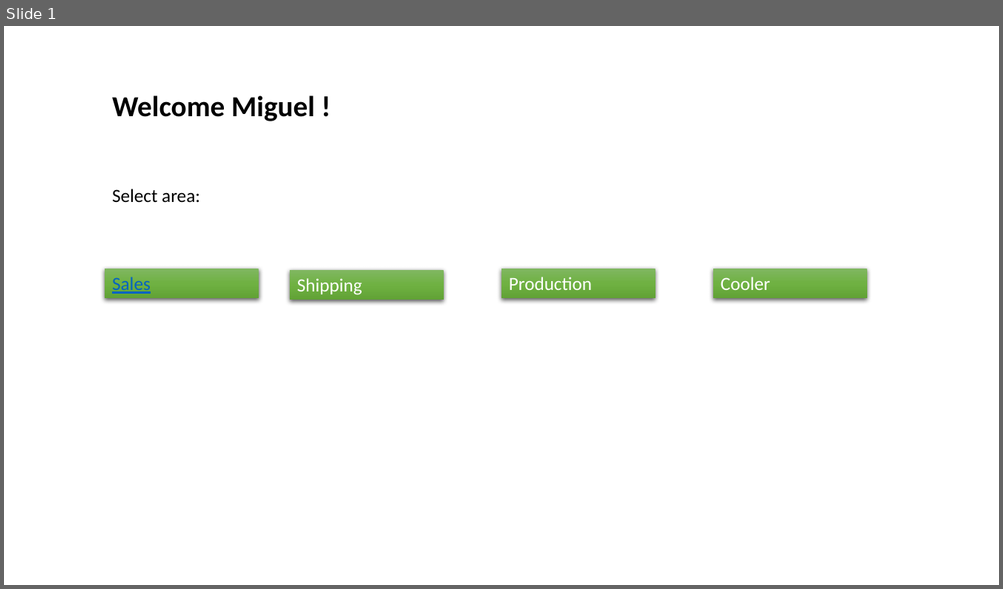
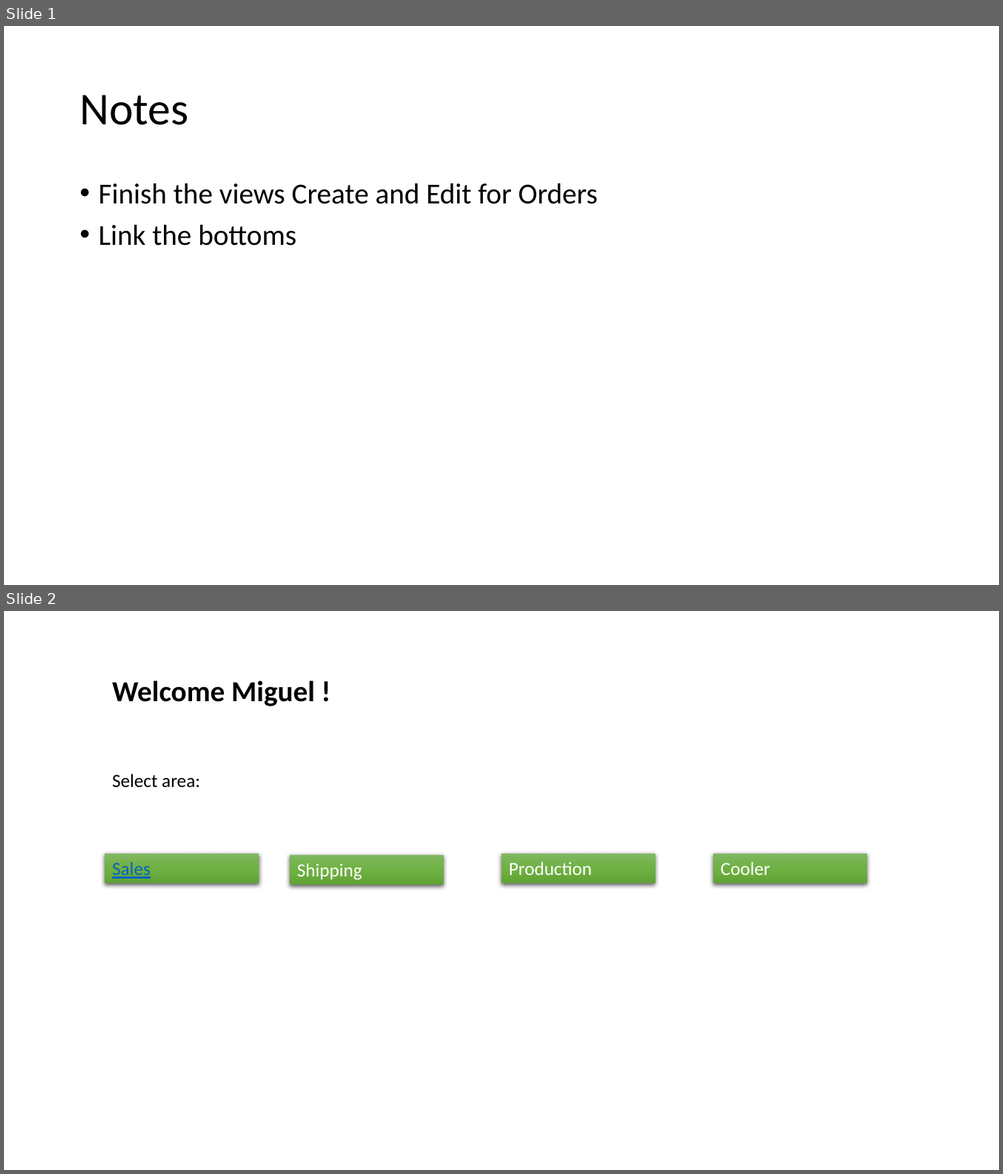
Before and after one commit to lopezpedres/recalls-project, a slide deck: Mockup-EMS.pptx. Shown one above the other, each under a label of ours: slide 1 before the commit, slides 1 and 2 after it. The pictures are 1003x589 and 1003x1174 pixels, drawn with LibreOffice and Linux fonts; fonts in the diff are those of the drawing. Boxes give left, top, right and bottom in pixels: in the first picture for what was removed or moved away, otherwise in the second. Text is boxed around its words. In the diff, an @@ line names an element or a change of style, - is before the commit and + after.

```diff
--- a/Mockup-EMS.pptx
+++ b/Mockup-EMS.pptx
@@ slide 1 added at [4,26,999,585], background #FFFFFF @@
@@ title added at [79,95,188,125], 44 pt, text #000000 @@
+Notes
@@ text added at [99,183,597,246], 28 pt, text #000000 @@
+• Finish the views Create and Edit for Orders
+• Link the bottoms
@@ what was slide 1 is now slide 2 @@
```
Also in this commit, not shown: 5 slides changed, 4 other slides added.
